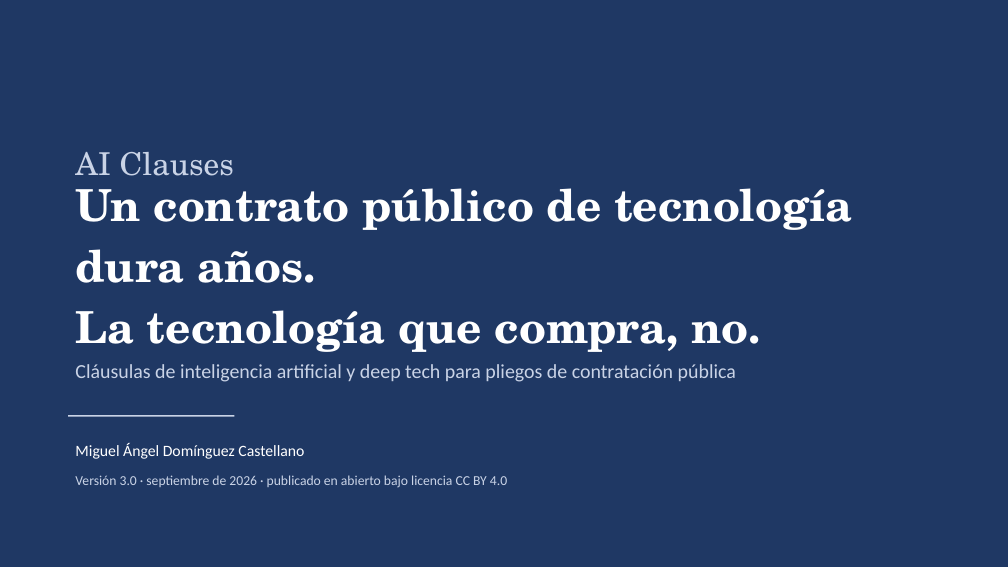
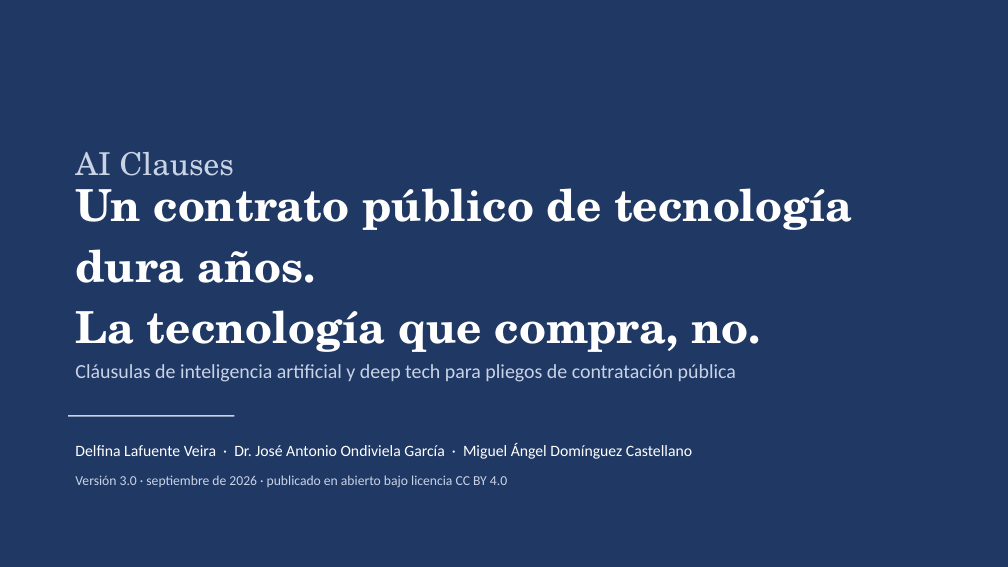
Before and after one commit to migueldadd4u/ai-clauses, a slide deck: slide 1 of docs/descargas/presentacion-ai-clauses.pptx. Drawn at 1008x567 pixels with LibreOffice and Linux fonts; fonts in the diff are those of the drawing. Boxes give left, top, right and bottom in pixels: in the first picture for what was removed or moved away, otherwise in the second. Text is boxed around its words. In the diff, an @@ line names an element or a change of style, - is before the commit and + after.

```diff
--- a/docs/descargas/presentacion-ai-clauses.pptx
+++ b/docs/descargas/presentacion-ai-clauses.pptx
@@ text at (75, 443, 692, 459): text changed @@
-Miguel Ángel Domínguez Castellano
+Delfina Lafuente Veira · Dr. José Antonio Ondiviela García · Miguel Ángel Domínguez Castellano
```
Also in this commit, not shown: 2 slides added, 1 slide removed, 14 other files.
